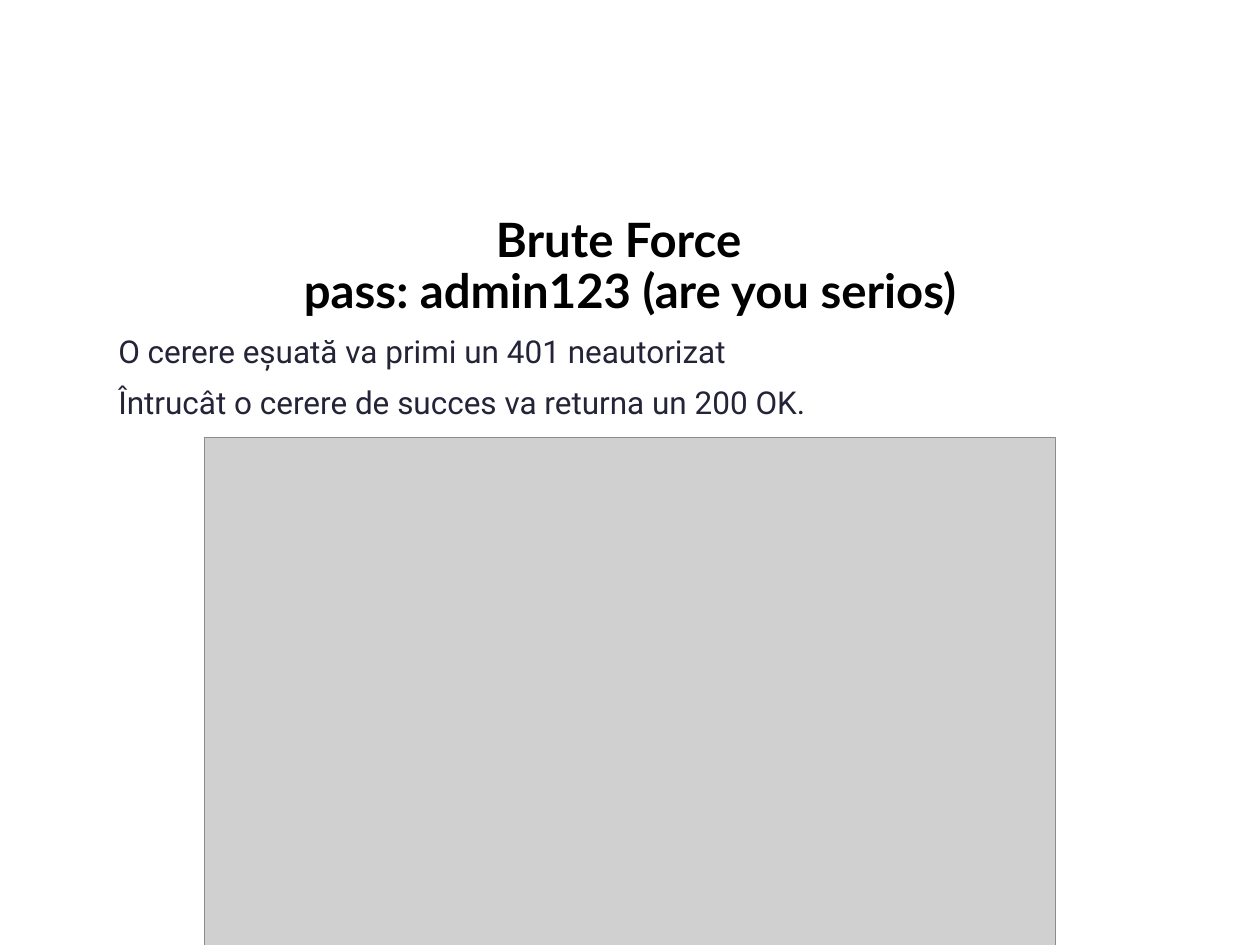
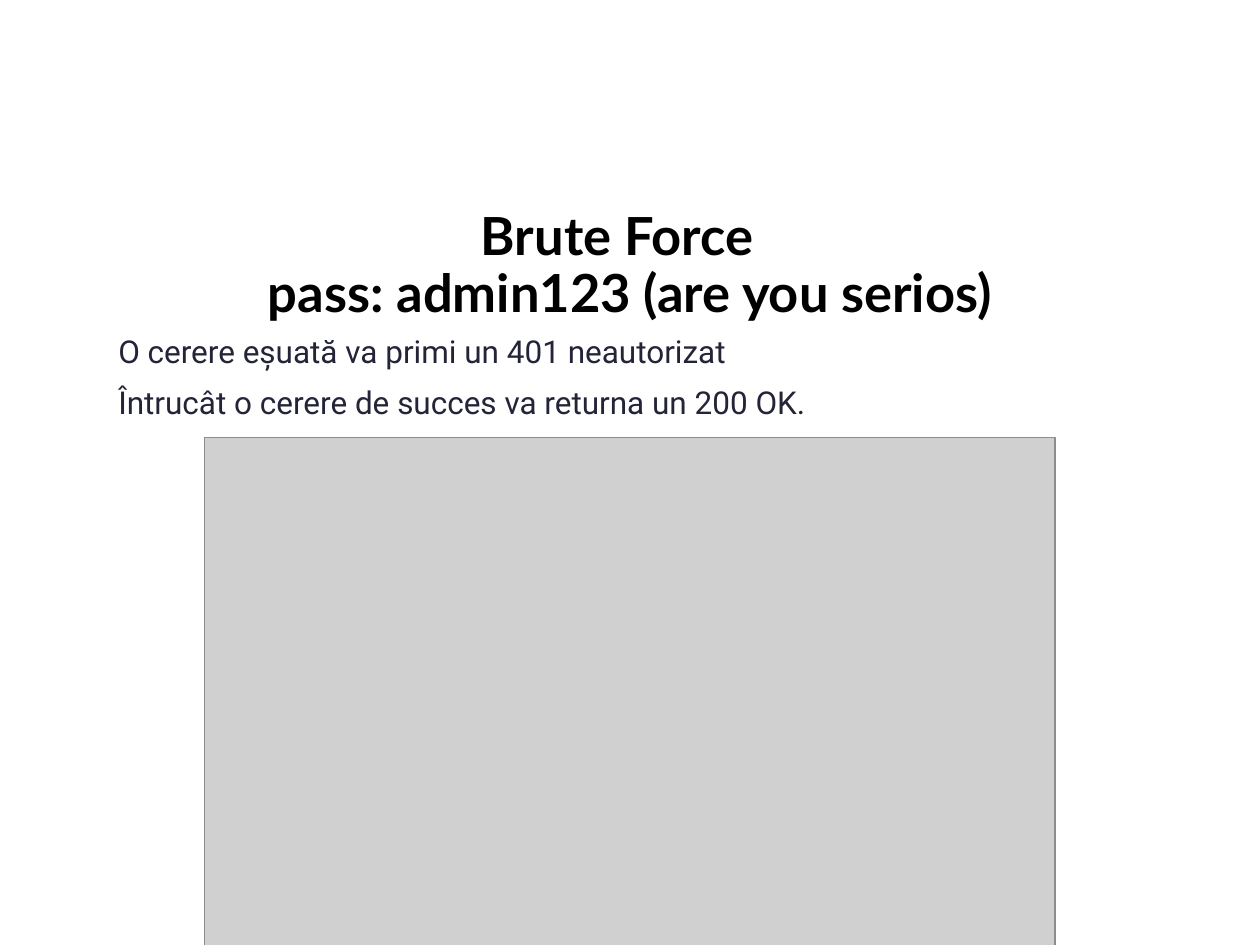
Before and after one commit to Xeoga/UTM_materiale, a slide deck: slide 13 of Sem_II/TPP/LI/SI-211_Chirita_Stanislav_TPP_LI_Securizarea_aplicaţiilor_web.pptx. Drawn at 1260x945 pixels with LibreOffice and Linux fonts; fonts in the diff are those of the drawing; grey boxes stand for pictures; background and template pictures are left out. Boxes give left, top, right and bottom in pixels: in the first picture for what was removed or moved away, otherwise in the second. Text is boxed around its words. In the diff, an @@ line names an element or a change of style, - is before the commit and + after.

```diff
--- a/Sem_II/TPP/LI/SI-211_Chirita_Stanislav_TPP_LI_Securizarea_aplicaţiilor_web.pptx
+++ b/Sem_II/TPP/LI/SI-211_Chirita_Stanislav_TPP_LI_Securizarea_aplicaţiilor_web.pptx
@@ title "Brute Force pass: admin123 (are ..." at (x1=268, y1=217, x2=991, y2=321): size 27 to 30 pt @@
```
Also in this commit, not shown: 9 other slides changed, 1 other file.
